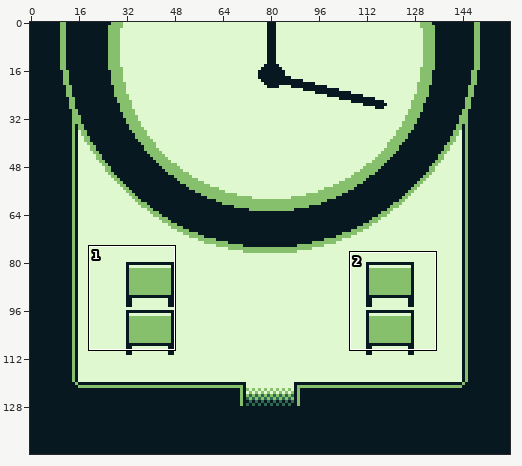
A pixel-art file gets an edit: assets/backgrounds/clockwork.ase. The picture above shows the old version from afar; the outline marks the close-up.
Close-up. Before the commit:
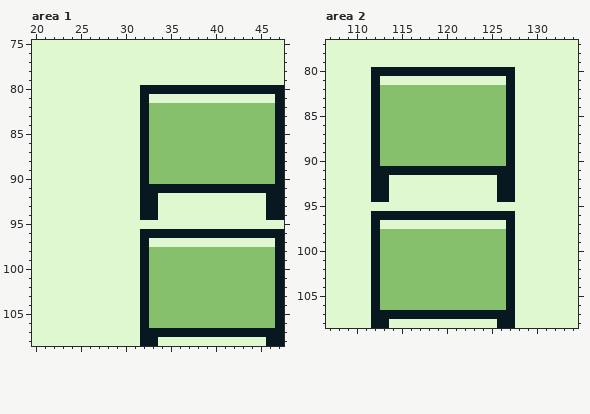
160x144 pixels, 1 frame. Colours within 5 levels of each other are drawn and written as one. Shown: area 1: x 20..47, y 75..108; area 2: x 107..134, y 77..108.
And afterwards:
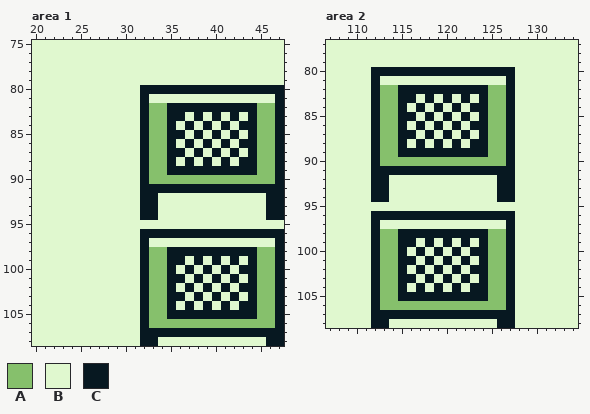
Palette (. is transparent): A #86c06c  B #e0f8cf  C #071821fe
Changes in this commit:
--- area 1, layer "Layer 8"
@@ x 33..46 @@
  81 BBBBBBBBBBBBBB
- 82 AAAAAAAAAAAAAA
- 83 AAAAAAAAAAAAAA
- 84 AAAAAAAAAAAAAA
- 85 AAAAAAAAAAAAAA
- 86 AAAAAAAAAAAAAA
- 87 AAAAAAAAAAAAAA
- 88 AAAAAAAAAAAAAA
- 89 AAAAAAAAAAAAAA
+ 82 AACCCCCCCCCCAA
+ 83 AACCBCBCBCBCAA
+ 84 AACBCBCBCBCCAA
+ 85 AACCBCBCBCBCAA
+ 86 AACBCBCBCBCCAA
+ 87 AACCBCBCBCBCAA
+ 88 AACBCBCBCBCCAA
+ 89 AACCCCCCCCCCAA
  90 AAAAAAAAAAAAAA
@@ x 33..46 @@
  97 BBBBBBBBBBBBBB
- 98 AAAAAAAAAAAAAA
- 99 AAAAAAAAAAAAAA
-100 AAAAAAAAAAAAAA
-101 AAAAAAAAAAAAAA
-102 AAAAAAAAAAAAAA
-103 AAAAAAAAAAAAAA
-104 AAAAAAAAAAAAAA
-105 AAAAAAAAAAAAAA
+ 98 AACCCCCCCCCCAA
+ 99 AACCBCBCBCBCAA
+100 AACBCBCBCBCCAA
+101 AACCBCBCBCBCAA
+102 AACBCBCBCBCCAA
+103 AACCBCBCBCBCAA
+104 AACBCBCBCBCCAA
+105 AACCCCCCCCCCAA
 106 AAAAAAAAAAAAAA
--- area 2, layer "Layer 8"
@@ x 113..126 @@
  81 BBBBBBBBBBBBBB
- 82 AAAAAAAAAAAAAA
- 83 AAAAAAAAAAAAAA
- 84 AAAAAAAAAAAAAA
- 85 AAAAAAAAAAAAAA
- 86 AAAAAAAAAAAAAA
- 87 AAAAAAAAAAAAAA
- 88 AAAAAAAAAAAAAA
- 89 AAAAAAAAAAAAAA
+ 82 AACCCCCCCCCCAA
+ 83 AACCBCBCBCBCAA
+ 84 AACBCBCBCBCCAA
+ 85 AACCBCBCBCBCAA
+ 86 AACBCBCBCBCCAA
+ 87 AACCBCBCBCBCAA
+ 88 AACBCBCBCBCCAA
+ 89 AACCCCCCCCCCAA
  90 AAAAAAAAAAAAAA
@@ x 113..126 @@
  97 BBBBBBBBBBBBBB
- 98 AAAAAAAAAAAAAA
- 99 AAAAAAAAAAAAAA
-100 AAAAAAAAAAAAAA
-101 AAAAAAAAAAAAAA
-102 AAAAAAAAAAAAAA
-103 AAAAAAAAAAAAAA
-104 AAAAAAAAAAAAAA
-105 AAAAAAAAAAAAAA
+ 98 AACCCCCCCCCCAA
+ 99 AACCBCBCBCBCAA
+100 AACBCBCBCBCCAA
+101 AACCBCBCBCBCAA
+102 AACBCBCBCBCCAA
+103 AACCBCBCBCBCAA
+104 AACBCBCBCBCCAA
+105 AACCCCCCCCCCAA
 106 AAAAAAAAAAAAAA
